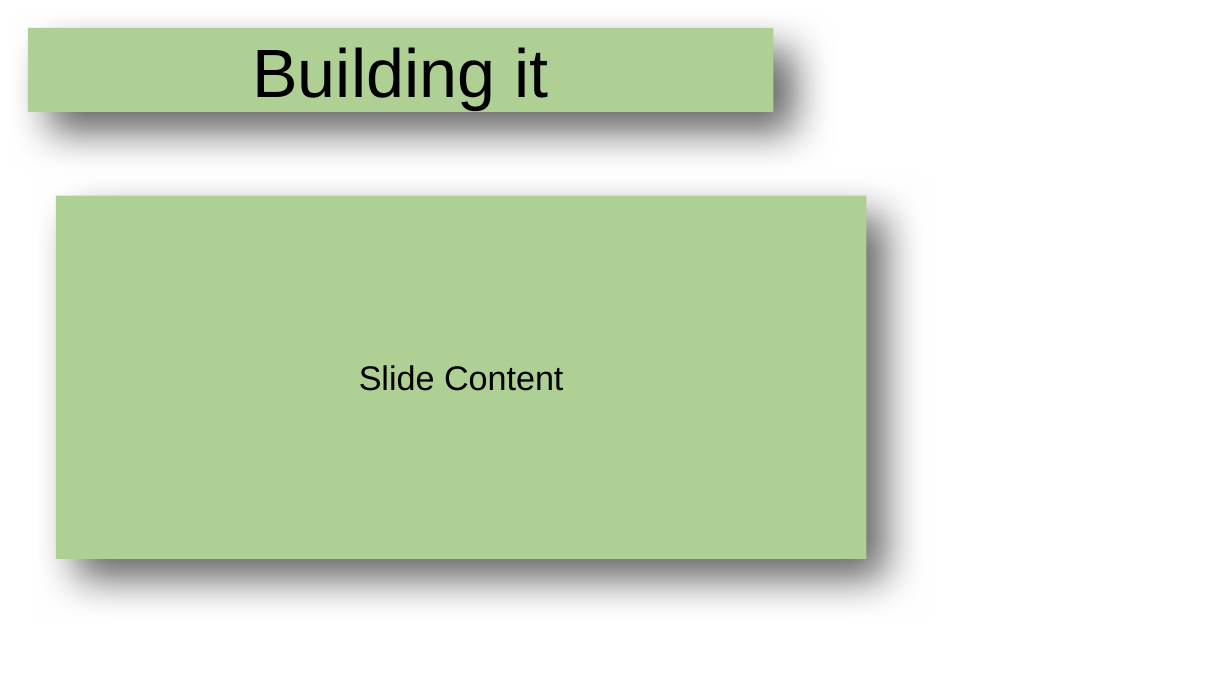
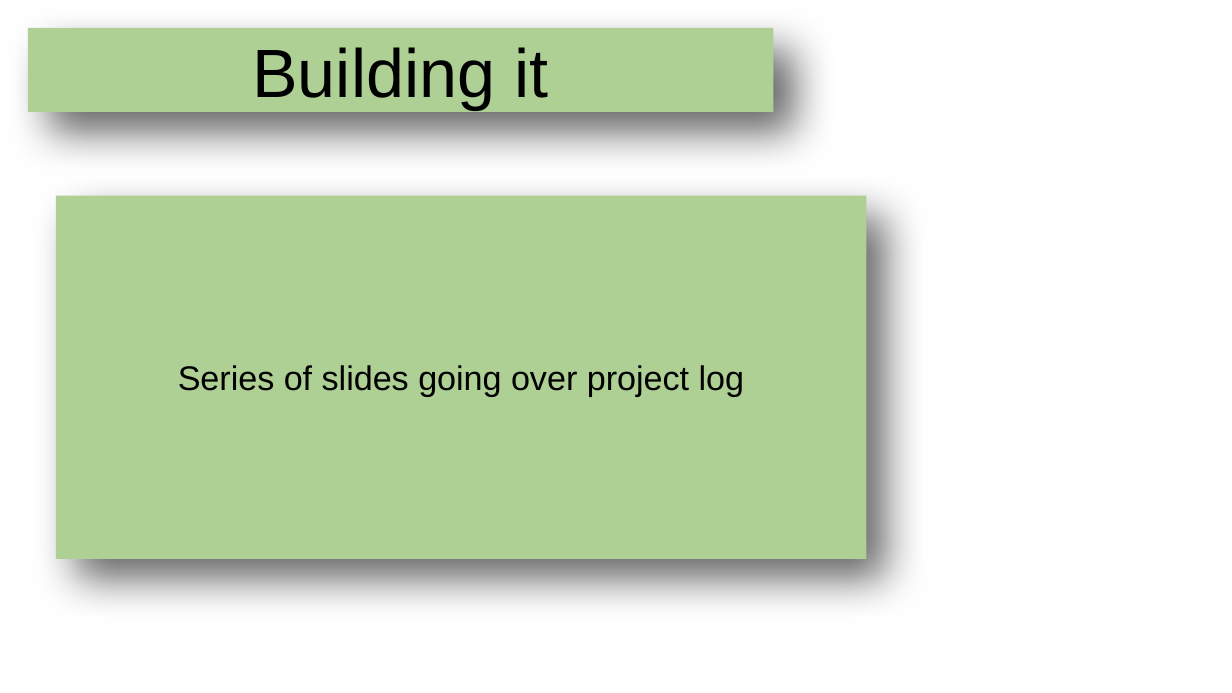
Before and after one commit to echoofskyz/ugrproj, a slide deck: slide 6 of docs/presentation.odp. Drawn at 1232x693 pixels with LibreOffice and Linux fonts; fonts in the diff are those of the drawing; background and template pictures are left out. Boxes give left, top, right and bottom in pixels: in the first picture for what was removed or moved away, otherwise in the second. Text is boxed around its words. In the diff, an @@ line names an element or a change of style, - is before the commit and + after.

```diff
--- a/docs/presentation.odp
+++ b/docs/presentation.odp
@@ title at box(178, 365, 745, 397): text changed @@
-Slide Content
+Series of slides going over project log
```
Also in this commit, not shown: 1 other slide changed, 3 slides added, 2 slides removed, 1 other file.
